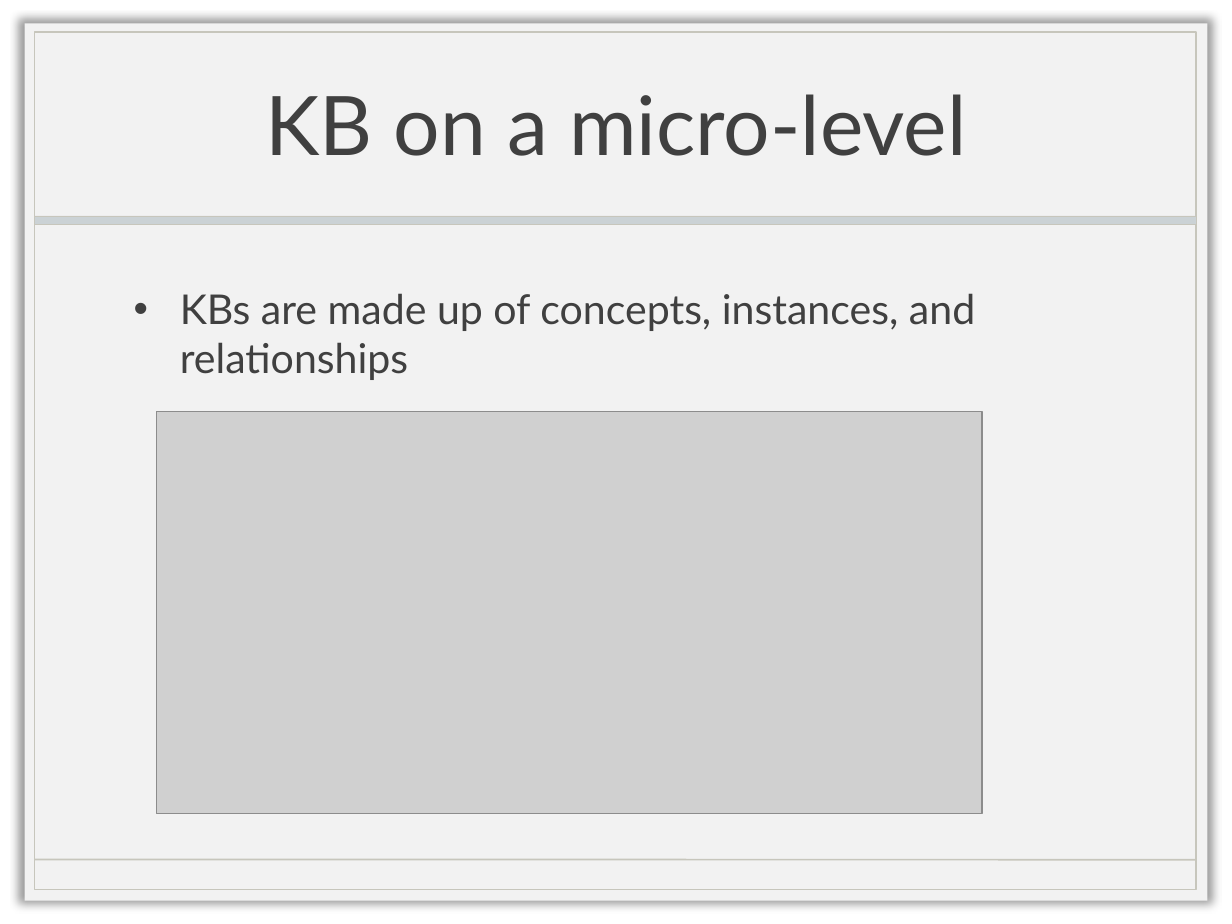
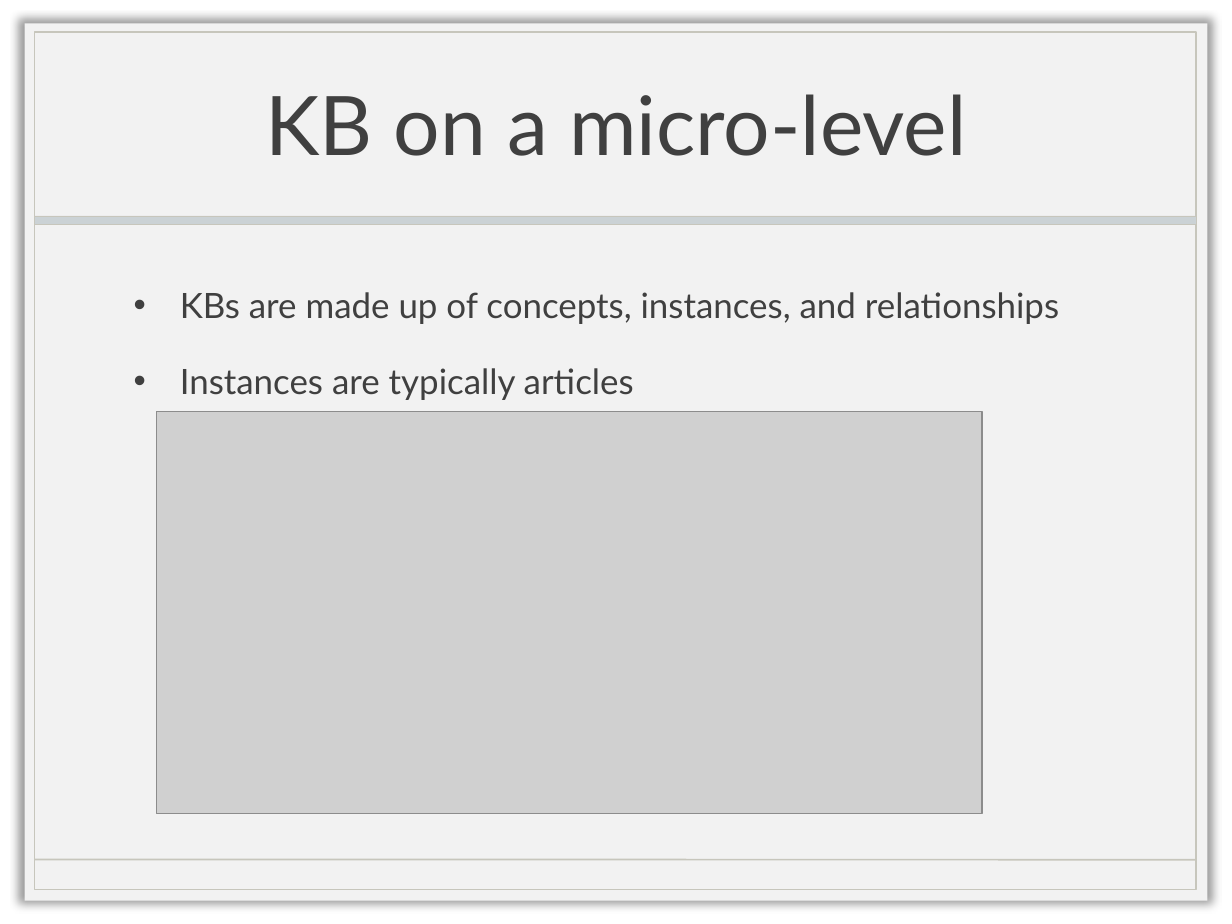
Before and after one commit to doctorlam/tecm4180, a slide deck: slide 6 of readings/kb.pptx. Drawn at 1232x924 pixels with LibreOffice and Linux fonts; fonts in the diff are those of the drawing; grey boxes stand for pictures; background and template pictures are left out. Boxes give left, top, right and bottom in pixels: in the first picture for what was removed or moved away, otherwise in the second. Text is boxed around its words. In the diff, an @@ line names an element or a change of style, - is before the commit and + after.

```diff
--- a/readings/kb.pptx
+++ b/readings/kb.pptx
@@ text at <box>180,292,1059,324</box>: size 24 to 20.4 pt in "KBs are made up of concepts, instances, ..." @@
@@ text at <box>180,368,634,400</box>: paragraph added @@
+• Instances are typically articles
```
Also in this commit, not shown: 1 other slide changed, 11 other files.
